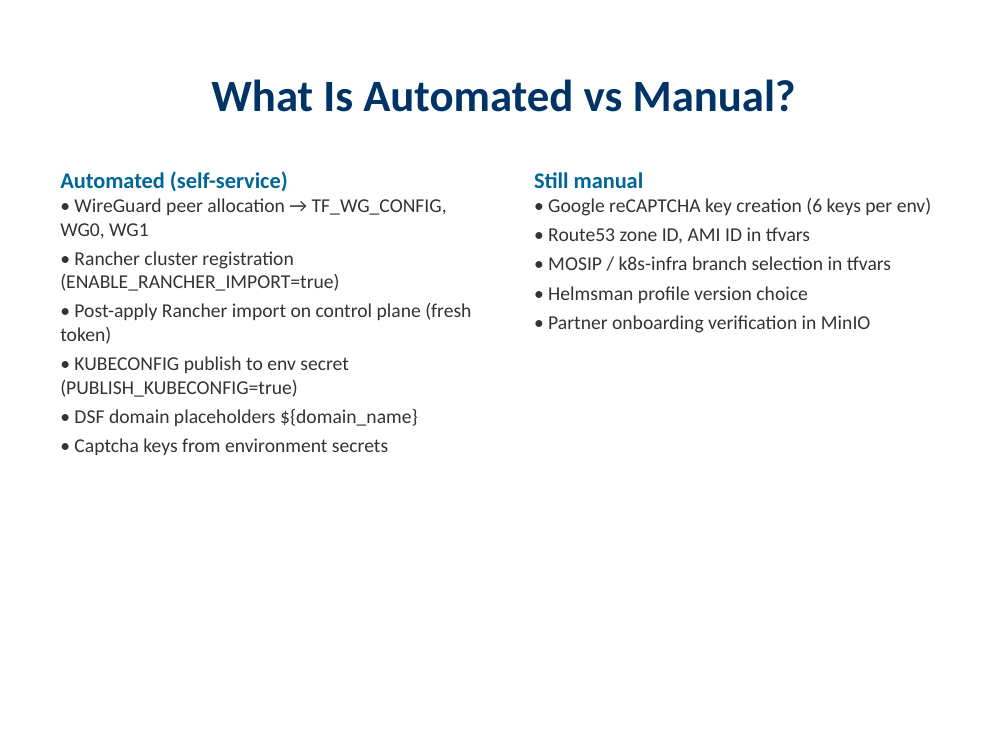
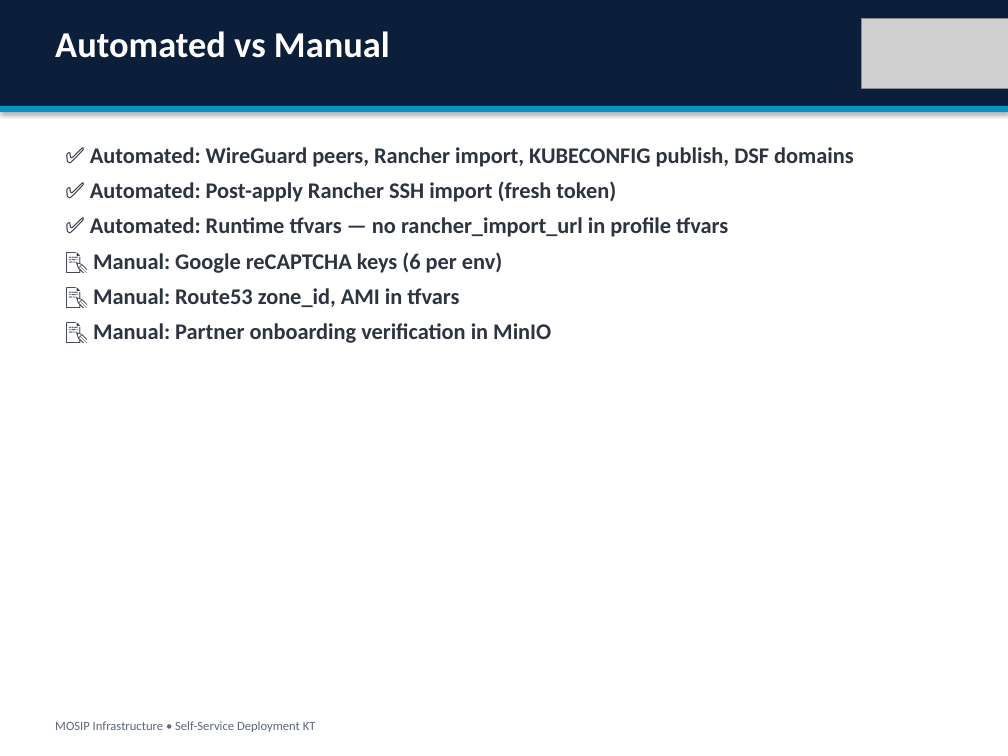
Before and after one commit to Ivanmeneges/infra, a slide deck: slide 7 of docs/presentations/MOSIP_New_Environment_Deployment_KT.pptx. Drawn at 1008x756 pixels with LibreOffice and Linux fonts; fonts in the diff are those of the drawing; grey boxes stand for pictures. Boxes give left, top, right and bottom in pixels: in the first picture for what was removed or moved away, otherwise in the second. Text is boxed around its words. In the diff, an @@ line names an element or a change of style, - is before the commit and + after.

```diff
--- a/docs/presentations/MOSIP_New_Environment_Deployment_KT.pptx
+++ b/docs/presentations/MOSIP_New_Environment_Deployment_KT.pptx
@@ rectangle added at [0,0,1008,756], fill #FFFFFF @@
@@ rectangle added at [0,0,1008,106], fill #0B1F3A @@
@@ picture added at [862,18,1008,89] @@
@@ text at [55,31,390,58]: text changed; size 32 to 26 pt; text colour #003366 to #FFFFFF @@
-What Is Automated vs Manual?
+Automated vs Manual
@@ rectangle added at [0,106,1008,112], fill #0096C7 @@
@@ text at [90,147,854,343]: text changed; size 14 to 16 pt; text colour #333333 to #2D3440; bold on @@
-Still manual
-• Google reCAPTCHA key creation (6 keys per env)
-• Route53 zone ID, AMI ID in tfvars
-• MOSIP / k8s-infra branch selection in tfvars
-• Helmsman profile version choice
-• Partner onboarding verification in MinIO
+✅ Automated: WireGuard peers, Rancher import, KUBECONFIG publish, DSF domains
+✅ Automated: Post-apply Rancher SSH import (fresh token)
+✅ Automated: Runtime tfvars — no rancher_import_url in profile tfvars
+📝 Manual: Google reCAPTCHA keys (6 per env)
+📝 Manual: Route53 zone_id, AMI in tfvars
+📝 Manual: Partner onboarding verification in MinIO
@@ text removed at [60,171,471,455] @@
-Automated (self-service)
-• WireGuard peer allocation → TF_WG_CONFIG, WG0, WG1
-• Rancher cluster registration (ENABLE_RANCHER_IMPORT=true)
-• Post-apply Rancher import on control plane (fresh token)
-• KUBECONFIG publish to env secret (PUBLISH_KUBECONFIG=true)
-• DSF domain placeholders ${domain_name}
-• Captcha keys from environment secrets
@@ text added at [55,721,316,732], 9 pt, text #5C677D @@
+MOSIP Infrastructure • Self-Service Deployment KT
```
Also in this commit, not shown: 16 other slides changed, 8 slides added, 8 slides removed, 2 other files.
